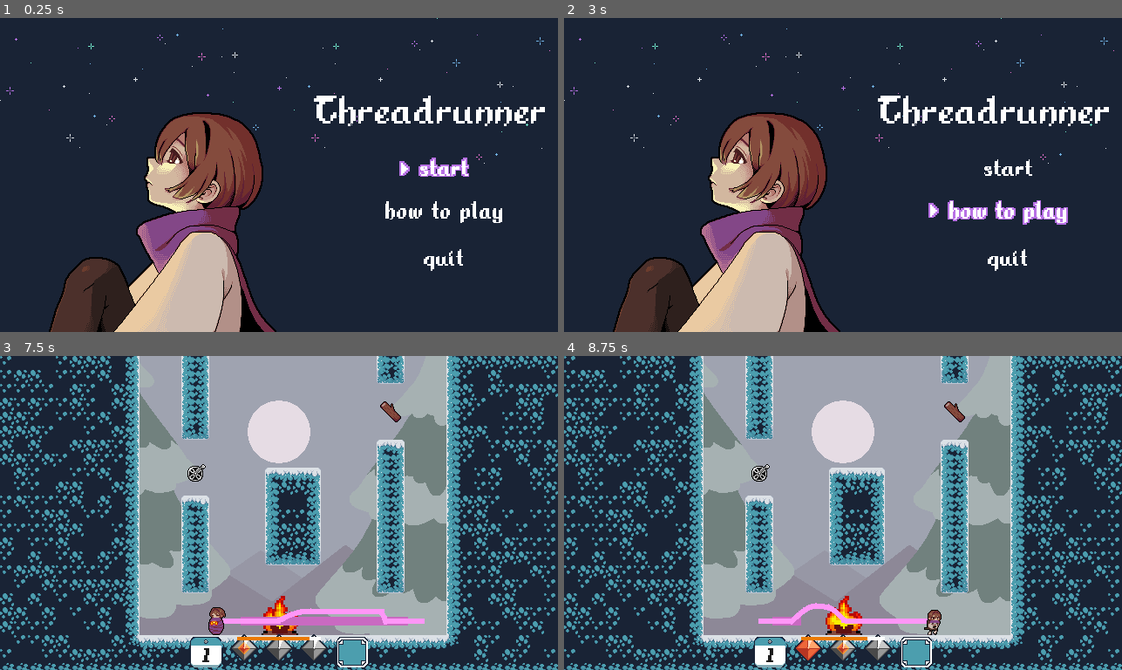
Above: before the commit, frames 1-4 (two rows, left to right).
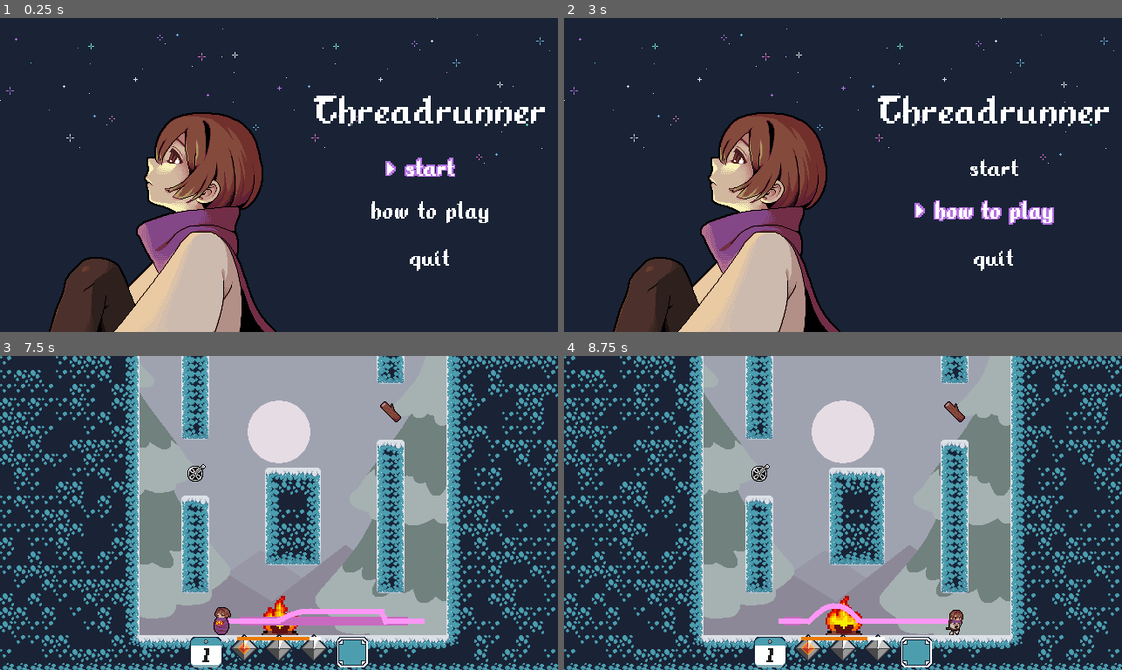
Above: after the commit, the same moments.

Repository: TheRealRaichu/speed-platformer-snake
Game: Godot game, scene res://scenes/scene_root.tscn
The game is run twice, just before and just after one commit, with the same random seed, the same clock (stepped at 60 frames per second) and the same inputs.
Inputs (mouse positions are in pixels of both pictures, inside the frame that each line leads up to):
- Up to frame 1 (0.25 s): no input
- Up to frame 2 (3 s): tap Enter at 0.5 s; hold Right (move_right) 0.53-1.25 s; hold X (ability) 0.53-1.25 s; tap C (jump) at 0.77, 2.27 s; click (614, 291) at 1.25 s; hold Right (move_right) 2.03-2.78 s; tap X (ability) at 2.1 s; hold Left (move_left) from 2.78 s (still down); hold X (ability) from 2.78 s (still down); tap 7 (add_blink) at 2.85 s
- Up to frame 3 (7.5 s): tap Space at 3.5 s; release Left (move_left) at 3.53 s; release X (ability) at 3.53 s; hold Right (move_right) 3.53-5.03 s; tap 6 (add_portfuel) at 3.6 s; tap C (jump) at 3.77, 4.52, 5.27, 6.77 s; tap X (ability) at 3.8, 5.3, 6.05, 6.8 s; hold X (ability) 4.28-5.03 s; tap 9 (add_reel) at 4.35 s; hold Left (move_left) 5.03-5.78 s; tap 8 (add_sugar) at 5.1 s; hold Right (move_right) 5.78-6.53 s; hold - (decrease_volume) 5.78-6.53 s; hold Left (move_left) from 6.53 s (still down); tap = (increase_volume) at 6.6 s; hold X (ability) from 7.28 s (still down); tap Z (use_item) at 7.35 s
- Up to frame 4 (8.75 s): tap C (jump) at 7.52, 8.27 s; release Left (move_left) at 8.03 s; release X (ability) at 8.03 s; hold Right (move_right) from 8.03 s (still down); tap X (ability) at 8.1 s

The runs differ from the first frame. In frame 1, 1.2% of the frame differs, in the area x 66-90%, y 44-81%; in frame 2, 1.4%, in the area x 62-91%, y 45-81%; in frame 3, 0.3%; in frame 4, 1.0%.

Commit message:
channeling mechanic done
fixed channeling velocity on scarf, reenabled blink regen (lol)

Diff:
--- a/speed-platformer-snake/scenes/main_menu.tscn
+++ b/speed-platformer-snake/scenes/main_menu.tscn
@@ -47,9 +47,9 @@
 
 [node name="MenuButtons" type="VBoxContainer" parent="MainMenuTitle" unique_id=1979905102]
 layout_mode = 0
-offset_left = 504.0
+offset_left = 488.0
 offset_top = 144.0
-offset_right = 676.0
+offset_right = 660.0
 offset_bottom = 308.0
 scale = Vector2(0.8, 0.8)
 theme_override_constants/separation = 32
--- a/speed-platformer-snake/scripts/player.gd
+++ b/speed-platformer-snake/scripts/player.gd
@@ -15,7 +15,7 @@
 
 # ready
 func _ready() -> void:
-	blink_refresh_timer.wait_time = BLINK_REFRESH_DURATION # set blink timer duration
+	#blink_refresh_timer.wait_time = BLINK_REFRESH_DURATION # set blink timer duration
 	channeling_timer.wait_time = CHANNELING_DURATION # set channeling timer's duration
 
 # ANIMATION HANDLER ======
@@ -480,8 +480,7 @@
 		return
 
 	if Input.is_action_pressed("ability"): # if still channeling
-		if velocity.length() > CHANNELING_VELOCITY if is_in_scarf else CHANNELING_VELOCITY_SCARF:
-			velocity = velocity.normalized()*CHANNELING_VELOCITY
+		velocity = velocity.normalized()*clamp(velocity.length(), 0, CHANNELING_VELOCITY if not is_in_scarf else CHANNELING_VELOCITY_SCARF)
 		# play channeling animation
 		play_anim("channeling" if not is_in_scarf else "scarfed_channeling")
 	else:
